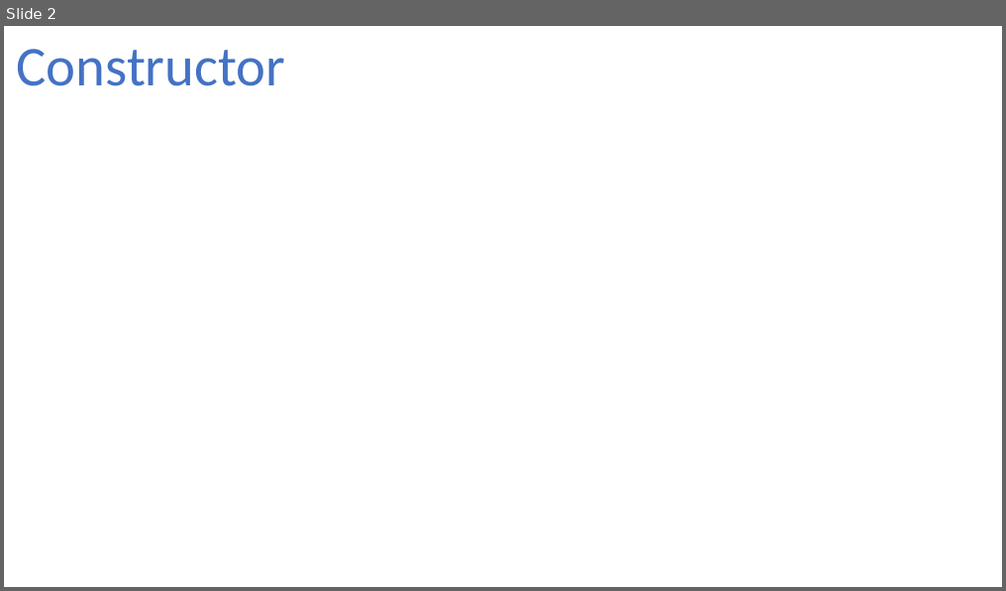
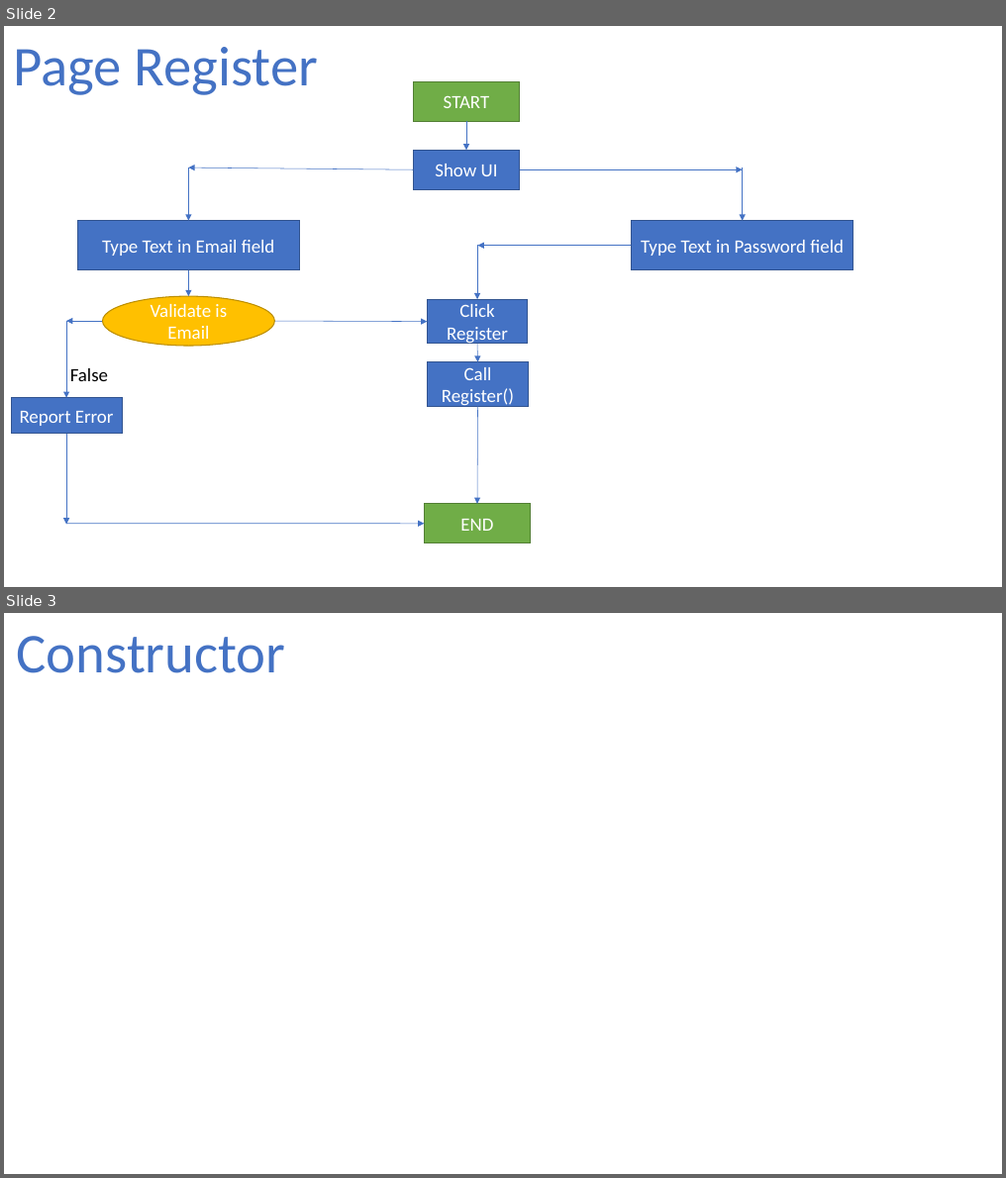
Before and after one commit to fxanhkhoa/School_Management_System, a slide deck: Documents/design/Angular/Login_Component/Login.pptx. Shown one above the other, each under a label of ours: slide 2 before the commit, slides 2 and 3 after it. The pictures are 1006x591 and 1006x1178 pixels, drawn with LibreOffice and Linux fonts; fonts in the diff are those of the drawing. Boxes give left, top, right and bottom in pixels: in the first picture for what was removed or moved away, otherwise in the second. Text is boxed around its words. In the diff, an @@ line names an element or a change of style, - is before the commit and + after.

Commit message:
register API
- add design
- add api register return json

```diff
--- a/Documents/design/Angular/Login_Component/Login.pptx
+++ b/Documents/design/Angular/Login_Component/Login.pptx
@@ slide 2 added at bbox=[4, 26, 1002, 587], background #FFFFFF @@
@@ text added at bbox=[13, 47, 318, 95], 54 pt, text #4472C4 @@
+Page Register
@@ rectangle added at bbox=[414, 82, 520, 122], fill #70AD47, outline #538035 1 pt, 18 pt, text #FFFFFF @@
+START
@@ arrow added from (466, 121) to (466, 151), #4472C4 0.5 pt @@
@@ arrow added from (414, 170) to (189, 168), #4472C4 0.5 pt @@
@@ arrow added from (189, 168) to (189, 221), #4472C4 0.5 pt @@
@@ rectangle added at bbox=[414, 151, 520, 190], fill #4472C4, outline #325491 1 pt, 18 pt, text #FFFFFF @@
+Show UI
@@ arrow added from (520, 170) to (743, 170), #4472C4 0.5 pt @@
@@ arrow added from (743, 168) to (743, 221), #4472C4 0.5 pt @@
@@ rectangle added at bbox=[77, 221, 300, 271], fill #4472C4, outline #325491 1 pt, 18 pt, text #FFFFFF @@
+Type Text in Email field
@@ rectangle added at bbox=[632, 221, 853, 271], fill #4472C4, outline #325491 1 pt, 18 pt, text #FFFFFF @@
+Type Text in Password field
@@ arrow added from (477, 246) to (477, 299), #4472C4 0.5 pt @@
@@ arrow added from (632, 246) to (478, 246), #4472C4 0.5 pt @@
@@ arrow added from (189, 271) to (189, 296), #4472C4 0.5 pt @@
@@ arrow added from (103, 321) to (66, 321), #4472C4 0.5 pt @@
@@ arrow added from (66, 321) to (66, 398), #4472C4 0.5 pt @@
@@ ellipse added at bbox=[103, 296, 275, 346], fill #FFC000, outline #BD8E00 1 pt, 18 pt, text #FFFFFF @@
+Validate is Email
@@ arrow added from (275, 321) to (427, 322), #4472C4 0.5 pt @@
@@ rectangle added at bbox=[427, 299, 528, 344], fill #4472C4, outline #325491 1 pt, 18 pt, text #FFFFFF @@
+Click Register
@@ arrow added from (477, 344) to (478, 363), #4472C4 0.5 pt @@
@@ text added at bbox=[70, 369, 108, 381], 18 pt, text #000000 @@
+False
@@ rectangle added at bbox=[428, 363, 528, 406], fill #4472C4, outline #325491 1 pt, 18 pt, text #FFFFFF @@
+Call Register()
@@ rectangle added at bbox=[11, 398, 122, 434], fill #4472C4, outline #325491 1 pt, 18 pt, text #FFFFFF @@
+Report Error
@@ arrow added from (478, 407) to (477, 504), #4472C4 0.5 pt @@
@@ arrow added from (66, 434) to (66, 525), #4472C4 0.5 pt @@
@@ arrow added from (66, 524) to (424, 524), #4472C4 0.5 pt @@
@@ rectangle added at bbox=[424, 504, 531, 544], fill #70AD47, outline #538035 1 pt, 18 pt, text #FFFFFF @@
+END
@@ what was slide 2 is now slide 3 @@
```
Also in this commit, not shown: 1 slide changed, 1 other slide added, 4 other files.
